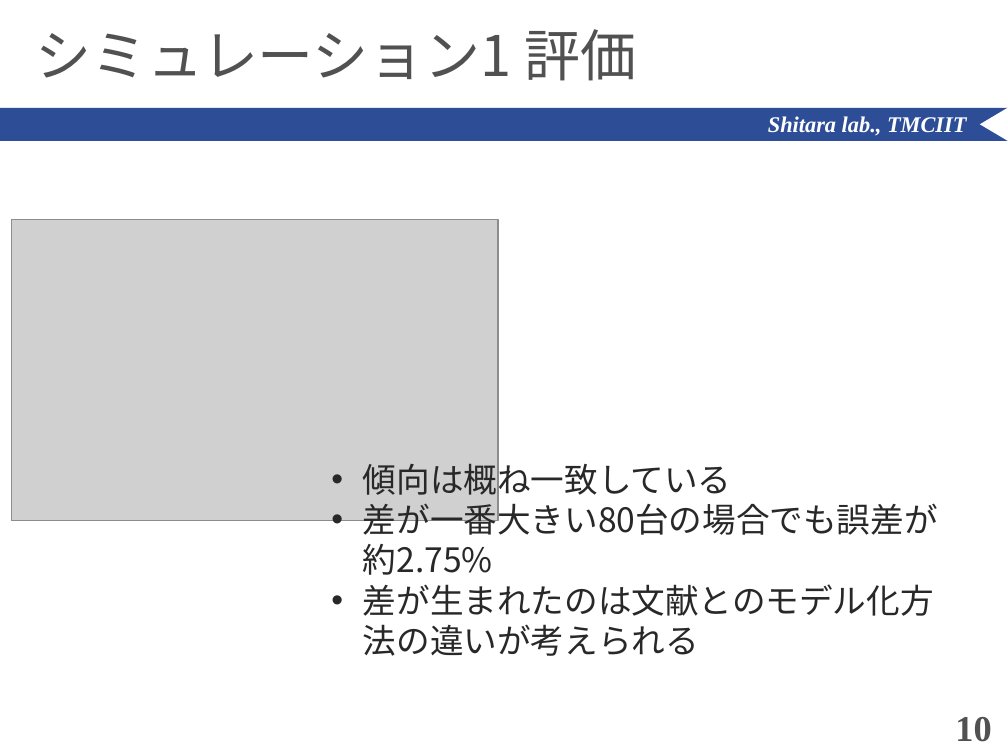
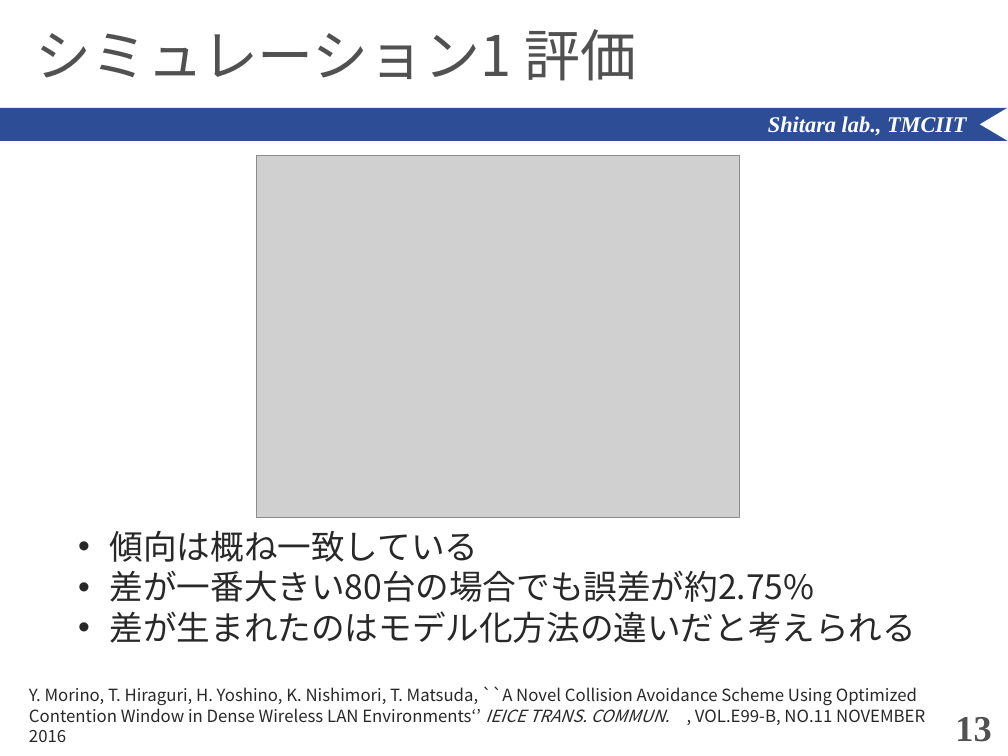
Before and after one commit to ShitaLab-TMCIT/IEEE802.11simulator, a slide deck: slide 13 of paper/pwp_tmp_shiralab.pptx (slide 10 before the commit). Drawn at 1008x756 pixels with LibreOffice and Linux fonts; fonts in the diff are those of the drawing; grey boxes stand for pictures. Boxes give left, top, right and bottom in pixels: in the first picture for what was removed or moved away, otherwise in the second. Text is boxed around its words. In the diff, an @@ line names an element or a change of style, - is before the commit and + after.

```diff
--- a/paper/pwp_tmp_shiralab.pptx
+++ b/paper/pwp_tmp_shiralab.pptx
@@ picture added at box(257, 156, 740, 518) @@
@@ picture removed at box(12, 220, 498, 521) @@
@@ text "傾向は概ね一致している": place and size @@
-text "傾向は概ね一致している" at box(363, 457, 938, 656)
+text "傾向は概ね一致している" at box(110, 530, 916, 643)
@@ text at box(110, 611, 916, 643): text changed @@
-• 差が生まれたのは文献とのモデル化方法の違いが考えられる
+• 差が生まれたのはモデル化方法の違いだと考えられる
@@ text added at box(29, 686, 925, 742), 12 pt, text #282828 @@
+Y. Morino, T. Hiraguri, H. Yoshino, K. Nishimori, T. Matsuda, ``A Novel Collision Avoidance Scheme Using Optimized Contention Window in Dense Wireless LAN Environments‘’ IEICE TRANS. COMMUN. , VOL.E99-B, NO.11 NOVEMBER 2016
@@ page number at box(955, 717, 991, 742): text changed @@
-10
+13
```
Also in this commit, not shown: 9 other slides changed, 4 slides added, 1 slide removed, 15 other files.
